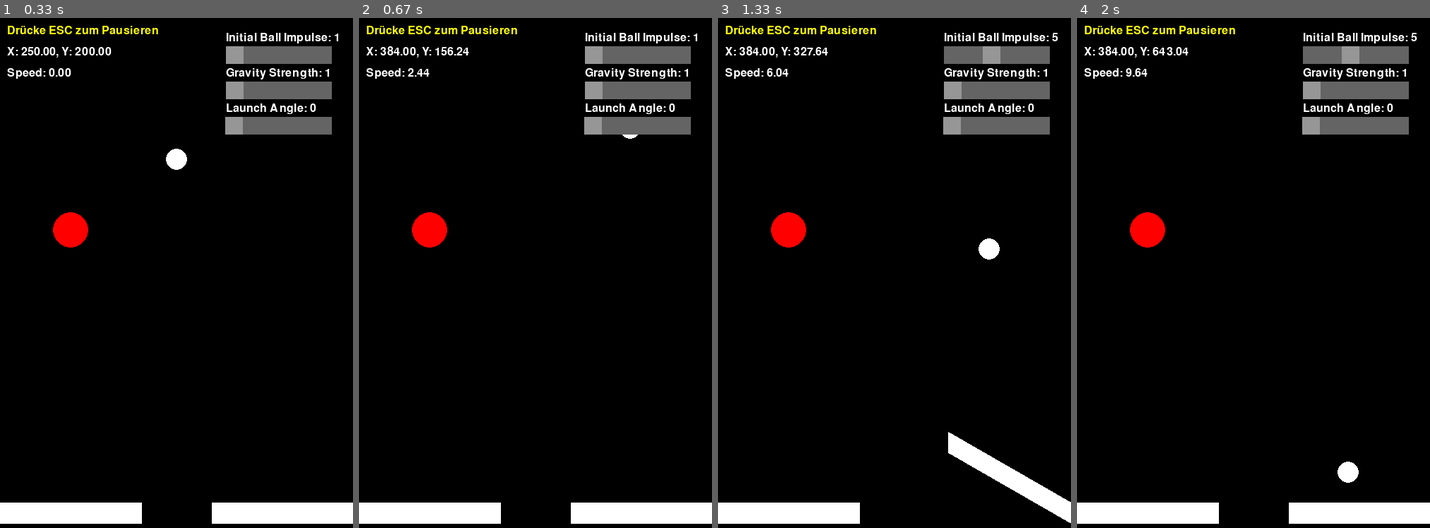
Above: before the commit, frames 1-4 (left to right).
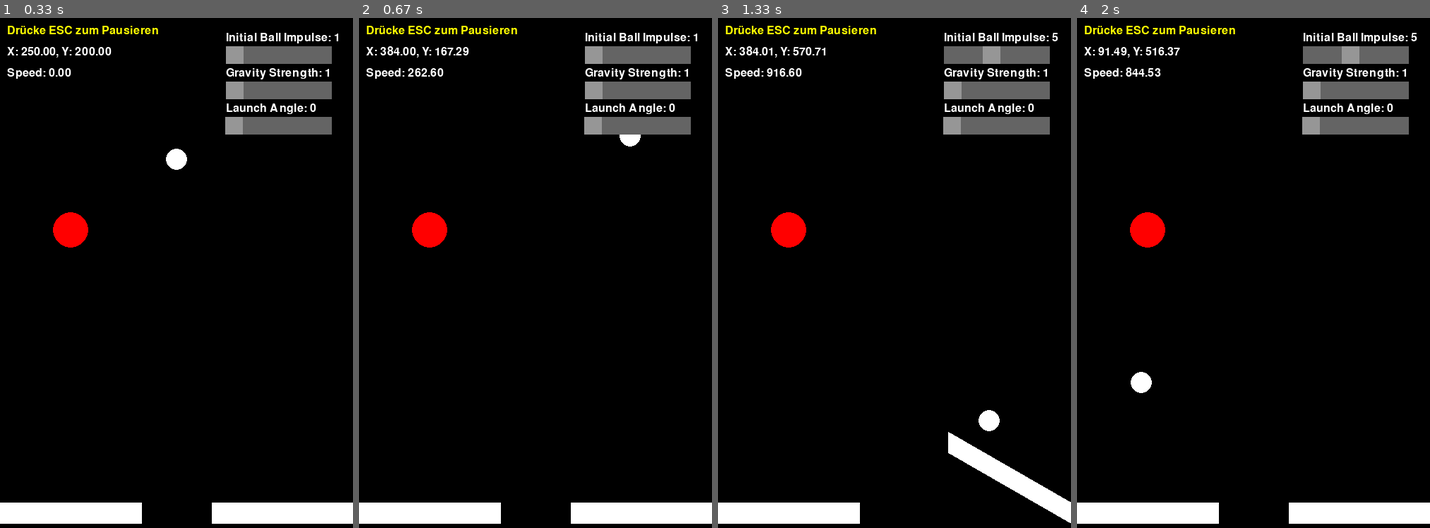
Above: after the commit, the same moments.

Repository: Julz0711/Visual-Computing-II--Flipper-Game
Game: pygame game, started from main.py
The game is run twice, just before and just after one commit, with the same random seed, the same clock (stepped at 60 frames per second) and the same inputs.
Inputs (mouse positions are in pixels of both pictures, inside the frame that each line leads up to):
- Up to frame 1 (0.33 s): no input
- Up to frame 2 (0.67 s): click "Launch Angle: 0" at 0.38 s
- Up to frame 3 (1.33 s): click (996, 53) at 0.72 s; hold D from 1 s (still down)
- Up to frame 4 (2 s): release D at 1.47 s

Frame 1 is identical in both runs. In frame 2, 0.3% of the frame differs, in the area x 15-80%, y 5-26%; in frame 3, 0.6%; in frame 4, 0.7%, in the area x 6-80%, y 5-92%.

Commit message:
backup 21/05

Diff:
--- a/config.py
+++ b/config.py
@@ -13,7 +13,7 @@
 # Flipper
 FLIPPER_LENGTH = 200
 FLIPPER_WIDTH = 30
-FLIPPER_BOUNCE = 2
+FLIPPER_BOUNCE = 1
 DAMPENING = 0.9
 
 # Bumper
@@ -21,8 +21,14 @@
 BUMPER_BOUNCE = 4
 BUMPER_SCALE = 1.25
 
+# Umrechnungsfaktor 100 Pixel = 1 Meter
+METER = 100
+
 # Gravity
-GRAVITY = 0.1 * GRAVITY_STRENGTH
+GRAVITY = 9.81 * METER * GRAVITY_STRENGTH
+
+# Delta Time
+dt = 1 / 60
 
 # Colours
 WHITE = (255, 255, 255)
--- a/main.py
+++ b/main.py
@@ -34,7 +34,6 @@
 
 # Initialisierung des Fensters
 window = pygame.display.set_mode((WIDTH, HEIGHT))
-pygame.display.set_caption("Flippernator3000")
 
 # Initialisierung der Uhr für die Spielsteuerung der Framerate
 clock = pygame.time.Clock()
@@ -52,14 +51,14 @@
 
     # Wenn die Kugel noch keine Anfangsgeschwindigkeit hat
     if ball_vel == [0, 0]:
-        ball_vel[1] = INITIAL_BALL_IMPULSE  # Setze den Anfangsimpuls nach unten
-
-    # Schwerkraft anwenden, die die Kugel nach unten zieht
-    ball_vel[1] += GRAVITY * DAMPENING
+        ball_vel[0] = INITIAL_BALL_IMPULSE
+        ball_vel[1] = INITIAL_BALL_IMPULSE
+
+    ball_vel[1] += GRAVITY * dt
 
     # Aktualisiere die horizontale / vertikale Position der Kugel
-    ball_pos[0] += ball_vel[0]
-    ball_pos[1] += ball_vel[1]
+    ball_pos[0] += ball_vel[0] * dt + 0.5 * DAMPENING * dt**2
+    ball_pos[1] += ball_vel[1] * dt + 0.5 * GRAVITY * DAMPENING * dt**2
 
     # Überprüfung auf Kollision mit den Seitenwänden des Spielfelds
     if ball_pos[0] <= BALL_RADIUS or ball_pos[0] >= WIDTH - BALL_RADIUS:
@@ -401,6 +400,7 @@
 
 
         pygame.display.flip()
+        pygame.display.set_caption(f"Flippernator3000 - FPS: {clock.get_fps():.2f}")
         clock.tick(60)
 
 if __name__ == '__main__':
